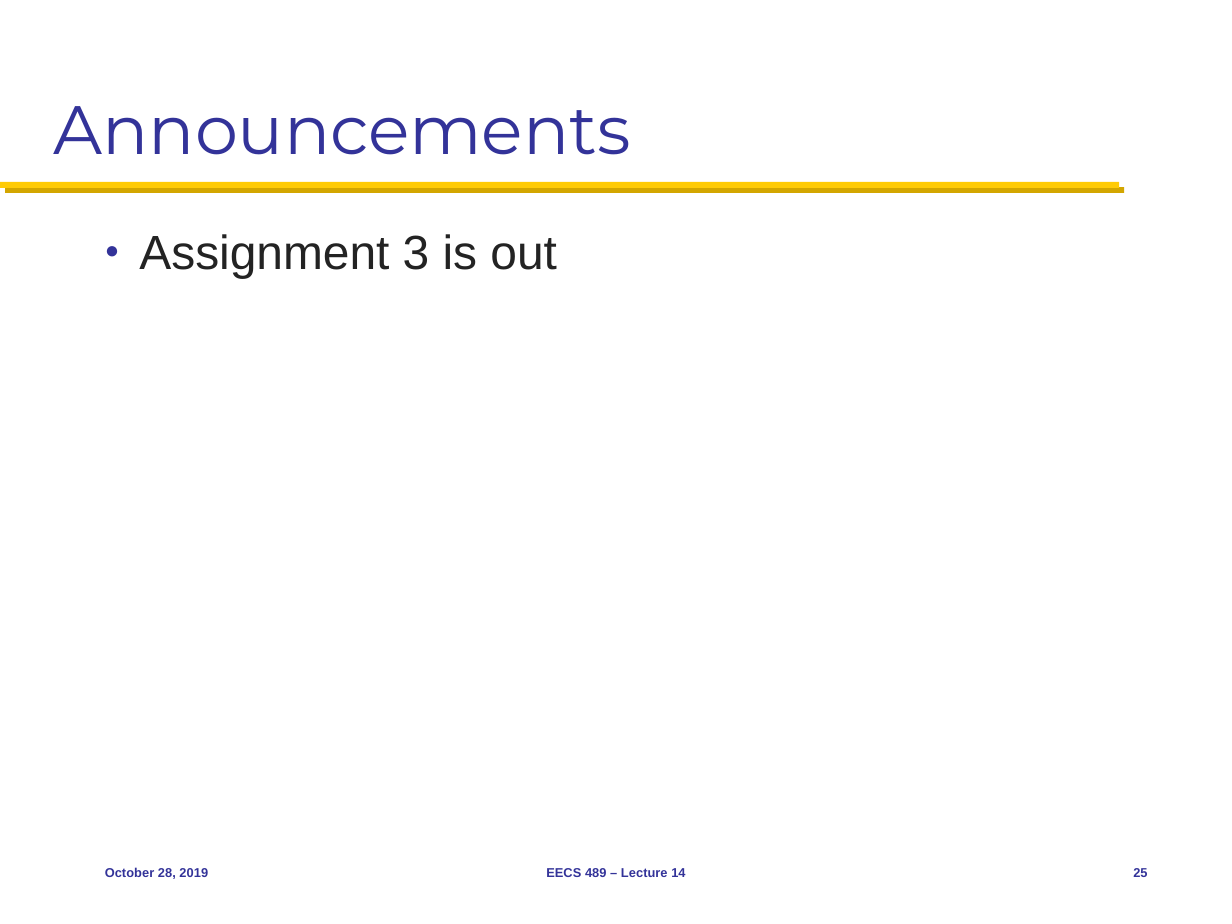
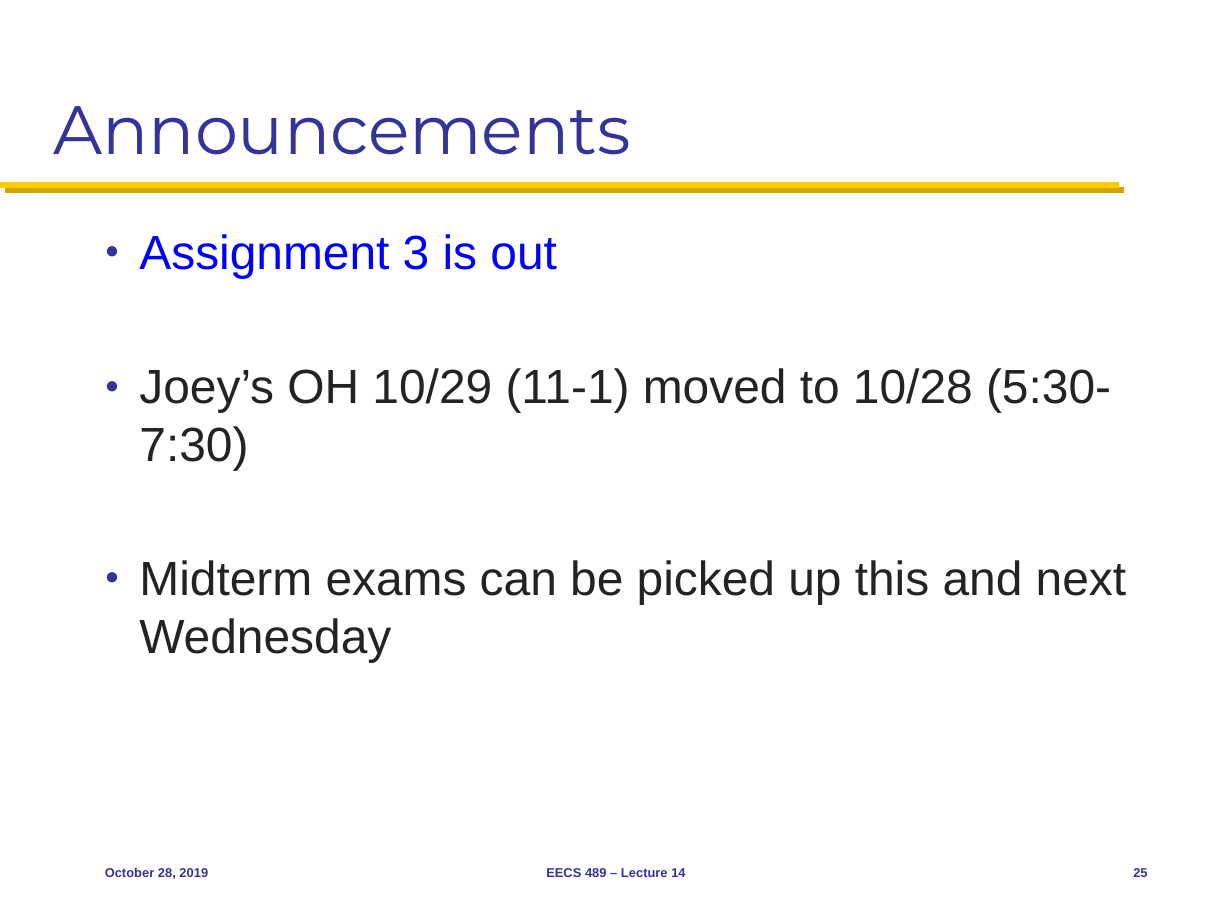
Before and after one commit to mosharaf/eecs489, a slide deck: slide 25 of Slides/102819.pptx. Drawn at 1232x924 pixels with LibreOffice and Linux fonts; fonts in the diff are those of the drawing. Boxes give left, top, right and bottom in pixels: in the first picture for what was removed or moved away, otherwise in the second. Text is boxed around its words. In the diff, an @@ line names an element or a change of style, - is before the commit and + after.

Commit message:
Fixes for Oct 28

```diff
--- a/Slides/102819.pptx
+++ b/Slides/102819.pptx
@@ text at (139,234,557,278): text colour #232323 to #0000FF in "Assignment 3 is out" @@
@@ text at (139,368,1126,662): paragraphs added @@
+● Joey’s OH 10/29 (11-1) moved to 10/28 (5:30-7:30)
+● Midterm exams can be picked up this and next Wednesday
```
Also in this commit, not shown: 2 other slides changed.
